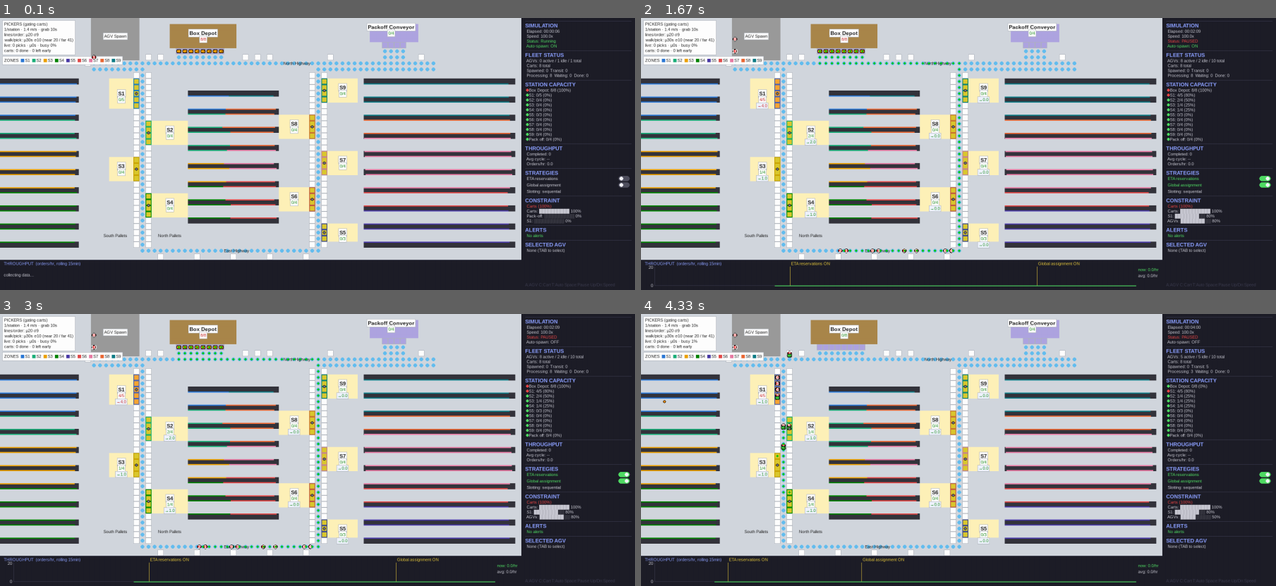
Above: before the commit, frames 1-4 (two rows, left to right).
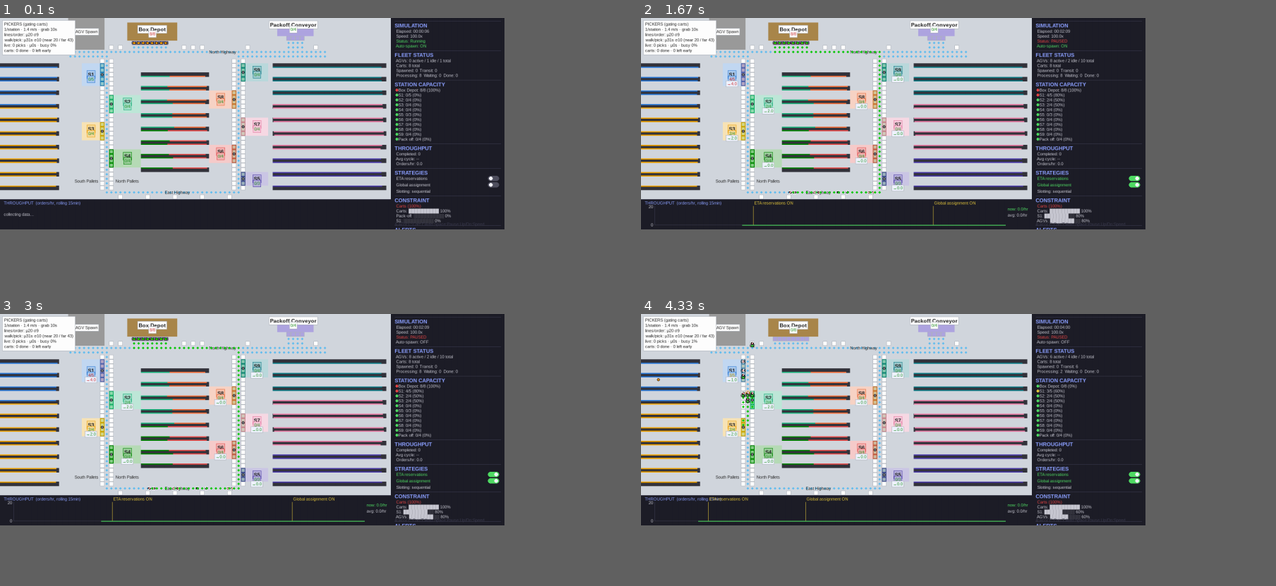
Above: after the commit, the same moments.

Repository: gompcc/WarehouseRepSim
Game: pygame game, started from agv_simulation/__main__.py
Same seed, same stepped clock (60 frames per second), same inputs: the game is played once before the commit and once after it.
Inputs:
- Up to frame 1 (0.1 s): no input
- Up to frame 2 (1.67 s): click "ETA reservations" at 0.38 s; tap Enter at 0.67 s; click "Global assignment" at 1.05 s; tap Space at 1.33 s
- Up to frame 3 (3 s): tap T at 1.67 s
- Up to frame 4 (4.33 s): tap Space at 3, 4.3 s; hold Up 3.33-3.8 s; hold Down 3.83-4.2 s; hold Up from 4.23 s (still down)
The window is 900x386 before the commit and 715x300 after it. Grey fills any space a smaller window leaves; there, only what the larger window draws over its background counts as a difference.

The runs differ from the first frame. In frame 1, 51% of the frame differs, in the area x 0-100%, y 0-99%; in frame 2, 52%; in frame 3, 52%; in frame 4, 52%.

Commit message:
Side-constrained zoning, zone-colored stations, 13" window fit
- Pickers cannot cross the one-way highway (user constraint): a station
  now serves only the bank on its own side (west: S1/S3, central:
  S2/S4/S6/S8, east: S5/S7/S9). Zoning re-derived; demand-weighted
  walks shift ~+1 m (sequential 17.1 -> 18.1 m, velocity 13.1 -> 13.6 m);
  calibration constants stay FROZEN per rule (realized mean now ~31 s,
  test band updated to document this).
- Stations wear their zone color (racking area, station tiles, name +
  capacity labels all tinted; solid zone outline) so station == its
  aisles visually; ZONES legend removed.
- TILE_SIZE 16 -> 12: window 1332x560, fits a 13" MacBook Pro with the
  side panel visible.
- 60 tests green; verified via SDL snapshot.

Co-Authored-By: Claude Fable 5 <noreply@anthropic.com>

Diff:
--- a/agv_simulation/aisles.py
+++ b/agv_simulation/aisles.py
@@ -155,12 +155,27 @@
         self.locations: list[Location] = _layout_locations()
 
         # Geometric zoning: each location belongs to the station with the
-        # shortest walk. Independent of which SKU ends up there.
+        # shortest walk ON ITS OWN SIDE. Pickers cannot cross the one-way
+        # highway (user constraint 2026-07-14), so a station only serves
+        # the bank on its side: west of the left highway / between the
+        # highways / east of the right highway. Bank names match sides.
+        def _station_side(sx: float) -> str:
+            if sx < LEFT_HWY_COL:
+                return "west"
+            if sx > RIGHT_HWY_COL:
+                return "east"
+            return "central"
+
+        self.station_side: dict[str, str] = {
+            sid: _station_side(sx) for sid, (sx, _sy) in self.station_pos.items()
+        }
         self._loc_station: dict[int, str] = {}
         self._loc_walk: dict[int, float] = {}
         for loc in self.locations:
             best_sid, best_d = None, float("inf")
             for sid in self.station_pos:
+                if self.station_side[sid] != loc.bank:
+                    continue
                 d = self._walk_distance_to(sid, loc.x, loc.walkway_row, loc.bank)
                 if d < best_d:
                     best_sid, best_d = sid, d
--- a/agv_simulation/constants.py
+++ b/agv_simulation/constants.py
@@ -3,16 +3,18 @@
 # ============================================================
 # CONSTANTS
 # ============================================================
-TILE_SIZE = 16          # Each tile is 16x16 pixels (1 tile = 1 metre)
+TILE_SIZE = 12          # Each tile is 12x12 pixels (1 tile = 1 metre);
+                        # sized so the window fits a 13" MacBook Pro
+                        # (1440x900 logical) with the side panel visible
 GRID_COLS = 86          # 86 columns (x: 0-85). Cols 0-13 = west aisle bank,
                         # 14-73 = legacy layout shifted +14, 74-85 = east bank
 GRID_ROWS = 40          # 40 rows     (y: 0-39, top to bottom)
-MAP_WIDTH     = GRID_COLS * TILE_SIZE   # 1376 px (map area)
-MAP_HEIGHT    = GRID_ROWS * TILE_SIZE   # 640 px
+MAP_WIDTH     = GRID_COLS * TILE_SIZE   # 1032 px (map area)
+MAP_HEIGHT    = GRID_ROWS * TILE_SIZE   # 480 px
 PANEL_WIDTH   = 300
 THROUGHPUT_STRIP_H = 80  # live orders/hr graph strip under the map
-WINDOW_WIDTH  = MAP_WIDTH + PANEL_WIDTH        # 1676 px total
-WINDOW_HEIGHT = MAP_HEIGHT + THROUGHPUT_STRIP_H  # 720 px
+WINDOW_WIDTH  = MAP_WIDTH + PANEL_WIDTH        # 1332 px total
+WINDOW_HEIGHT = MAP_HEIGHT + THROUGHPUT_STRIP_H  # 560 px
 FPS = 30
 
 SPEED_STEPS = [0.5, 1.0, 2.0, 5.0, 10.0, 20.0, 50.0, 100.0]
--- a/agv_simulation/renderer.py
+++ b/agv_simulation/renderer.py
@@ -66,31 +66,6 @@
         pygame.draw.rect(surface, color, rect)
 
 
-def draw_zone_legend(
-    surface: pygame.Surface, font_sm: pygame.font.Font, x: int = 6, y: int = 101,
-) -> None:
-    """Compact swatch legend for the zone border colors."""
-    pad, sw, gap = 5, 9, 6
-    entries = [(sid, ZONE_COLORS[sid]) for sid in sorted(ZONE_COLORS)]
-    labels = [font_sm.render(sid, True, LABEL_COLOR) for sid, _ in entries]
-    title = font_sm.render("ZONES", True, LABEL_COLOR)
-    w = (pad + title.get_width() + gap
-         + sum(sw + 2 + lb.get_width() + gap for lb in labels) + pad - gap)
-    h = max(title.get_height(), sw) + 2 * pad
-    box = pygame.Rect(x, y, w, h)
-    pygame.draw.rect(surface, LABEL_BG, box)
-    pygame.draw.rect(surface, OUTLINE_COLOR, box, 1)
-    cx = x + pad
-    cy = y + h // 2
-    surface.blit(title, (cx, cy - title.get_height() // 2))
-    cx += title.get_width() + gap
-    for (sid, color), lb in zip(entries, labels):
-        pygame.draw.rect(surface, color, pygame.Rect(cx, cy - sw // 2, sw, sw))
-        cx += sw + 2
-        surface.blit(lb, (cx, cy - lb.get_height() // 2))
-        cx += lb.get_width() + gap
-
-
 def draw_tile(surface: pygame.Surface, tile) -> None:
     """Draw one tile at its grid position."""
     px = tile.x * TILE_SIZE
@@ -110,10 +85,25 @@
             pygame.draw.rect(surface, color, rect)
         pygame.draw.rect(surface, OUTLINE_COLOR, rect, 1)
     elif tile.tile_type == TileType.PICK_STATION:
-        pygame.draw.rect(surface, color, rect)
-        # Outline in the station's zone color (ties station to its aisles)
-        outline = ZONE_COLORS.get(tile.station_id, (200, 160, 30))
-        pygame.draw.rect(surface, outline, rect, 2)
+        # Station wears its zone color (light tint fill + solid outline) so
+        # it visually matches the aisles it serves — no legend needed.
+        zone = ZONE_COLORS.get(tile.station_id)
+        if zone:
+            tint = tuple(int(c + (255 - c) * 0.60) for c in zone)
+            pygame.draw.rect(surface, tint, rect)
+            pygame.draw.rect(surface, zone, rect, 2)
+        else:
+            pygame.draw.rect(surface, color, rect)
+            pygame.draw.rect(surface, (200, 160, 30), rect, 1)
+    elif tile.tile_type == TileType.RACKING:
+        # Station racking area wears a light tint of the station's zone
+        # color (replaces the old uniform pale yellow)
+        zone = ZONE_COLORS.get(tile.station_id)
+        if zone:
+            tint = tuple(int(c + (255 - c) * 0.72) for c in zone)
+            pygame.draw.rect(surface, tint, rect)
+        else:
+            pygame.draw.rect(surface, color, rect)
     else:
         pygame.draw.rect(surface, color, rect)
 
@@ -130,6 +120,12 @@
     When *eta_forecast* is provided (ETA reservations strategy on), each S
     station additionally shows its predicted occupancy ~60s out ("→n.n").
     """
+
+    def _zone_tint(station_id: str) -> tuple[int, int, int] | None:
+        zone = ZONE_COLORS.get(station_id)
+        if zone is None:
+            return None
+        return tuple(int(c + (255 - c) * 0.60) for c in zone)
 
     def label(
         text: str, cx: int, cy: int,
@@ -141,8 +137,11 @@
         if bg:
             pad = 3
             bgr = r.inflate(pad * 2, pad * 2)
-            pygame.draw.rect(surface, LABEL_BG, bgr)
-            pygame.draw.rect(surface, OUTLINE_COLOR, bgr, 1)
+            # S-station labels wear their zone tint (station == its aisles)
+            bg_fill = _zone_tint(text) or LABEL_BG
+            outline = ZONE_COLORS.get(text, OUTLINE_COLOR)
+            pygame.draw.rect(surface, bg_fill, bgr)
+            pygame.draw.rect(surface, outline, bgr, 1)
         surface.blit(txt, r)
 
     def capacity_label(station_id: str, cx: int, cy: int) -> None:
@@ -163,8 +162,10 @@
         r = txt.get_rect(center=(cx, cy))
         pad = 3
         bgr = r.inflate(pad * 2, pad * 2)
-        pygame.draw.rect(surface, LABEL_BG, bgr)
-        pygame.draw.rect(surface, OUTLINE_COLOR, bgr, 1)
+        bg_fill = _zone_tint(station_id) or LABEL_BG
+        outline = ZONE_COLORS.get(station_id, OUTLINE_COLOR)
+        pygame.draw.rect(surface, bg_fill, bgr)
+        pygame.draw.rect(surface, outline, bgr, 1)
         surface.blit(txt, r)
 
         # Live ETA forecast: predicted occupancy ~60s out (ETA strategy on)
@@ -667,9 +668,9 @@
         for tile in by_type[tt]:
             draw_tile(screen, tile)
 
-    # Station zone ownership: colored racking-run borders + legend
+    # Station zone ownership: colored racking-run borders (stations wear
+    # the same color, so no legend)
     draw_zone_borders(screen)
-    draw_zone_legend(screen, font_sm)
 
     # Station tile color overlay based on fill rate
     station_fill = dispatcher._station_fill_cache if dispatcher else None
--- a/tests/test_pickers.py
+++ b/tests/test_pickers.py
@@ -21,12 +21,17 @@
 
 
 def test_walk_time_calibration_targets():
-    """User spec: mean 30 s, sd 10 s round trip; near ~20 s, far ~40 s."""
+    """User spec: mean 30 s, sd 10 s round trip; near ~20 s, far ~40 s.
+
+    The constants were fitted BEFORE the side-constrained zoning (pickers
+    can't cross the highway, 2026-07-14) and are FROZEN by rule — the
+    constraint lengthens walks slightly, so the realized mean sits ~31 s.
+    This test documents that frozen-constants reality; do not refit."""
     tiles = _setup()
     from agv_simulation.aisles import get_catalog
     calib = get_catalog().calibration_stats()
-    assert abs(calib["mean_s"] - 30.0) < 0.5, calib
-    assert abs(calib["sd_s"] - 10.0) < 1.0, calib
+    assert abs(calib["mean_s"] - 31.2) < 0.5, calib
+    assert abs(calib["sd_s"] - 10.4) < 1.0, calib
     assert 17.0 <= calib["near_p16_s"] <= 23.0, calib
     assert 37.0 <= calib["far_p84_s"] <= 45.0, calib
 
